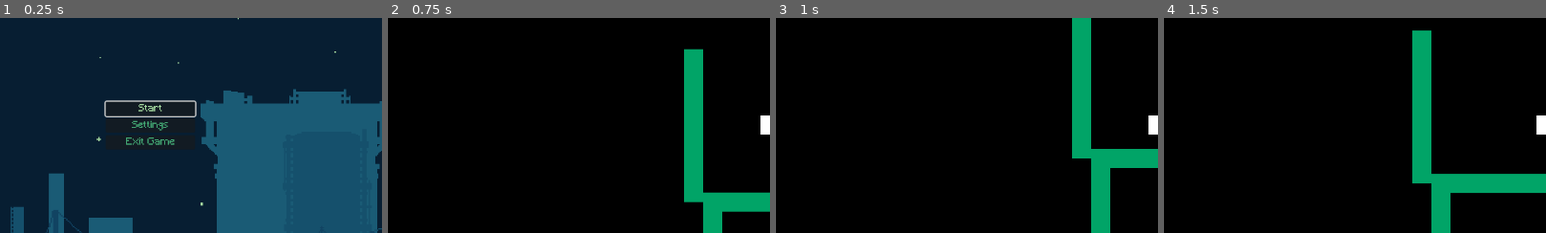
Above: before the commit, frames 1-4 (left to right).
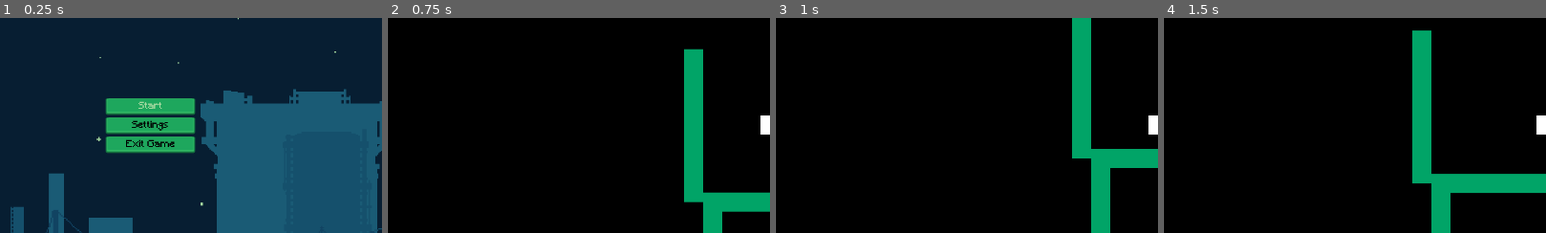
Above: after the commit, the same moments.

Repository: DEVizzent/mermelada-jam-2023
Game: Godot game, scene res://Inicio/StartMenu.tscn
Two runs of this game, one before a commit and one after it. Both use one fixed random seed, a clock stepped at 60 frames per second and the inputs below.
Inputs (mouse positions are % of the whole screen's width and height, from its top left):
- Up to frame 1 (0.25 s): no input
- Up to frame 2 (0.75 s): click "Start" at 0.5 s
- Up to frame 3 (1 s): no input
- Up to frame 4 (1.5 s): tap Enter (ui_accept) at 1.25 s; move the mouse to (72, 45) at 1.27 s; hold Right (ui_right) from 1.28 s (still down); click (72, 45) at 1.42 s
The pictures show only the part of the screen within x 0-50%, y 25-75%; the shares and areas given below are measured in that part.

The runs differ from the first frame. In frame 1, 5.7% of the frame differs, in the area x 27-52%, y 37-63%; in frame 2, nothing differs; in frame 3, nothing differs; in frame 4, nothing differs.

Commit message:
theme buttons i algun otro FAIL

Diff:
--- /dev/null
+++ b/ButtonTheme/new_theme1.tres
@@ -0,0 +1,24 @@
+[gd_resource type="Theme" load_steps=8 format=3 uid="uid://cqwidxi43kv5d"]
+
+[ext_resource type="Texture2D" uid="uid://cue0dk3qsmqoy" path="res://ButtonTheme/kenneyPack/blue_button00.png" id="1_2j675"]
+[ext_resource type="Texture2D" uid="uid://cgclaxqhj7ab6" path="res://ButtonTheme/kenneyPack/blue_button02.png" id="1_jaywv"]
+[ext_resource type="Texture2D" uid="uid://u04rmlr3mb2j" path="res://ButtonTheme/kenneyPack/blue_button05.png" id="3_rewro"]
+
+[sub_resource type="StyleBoxEmpty" id="StyleBoxEmpty_ysfbt"]
+
+[sub_resource type="StyleBoxTexture" id="StyleBoxTexture_joyft"]
+texture = ExtResource("1_2j675")
+
+[sub_resource type="StyleBoxTexture" id="StyleBoxTexture_l65sw"]
+texture = ExtResource("1_jaywv")
+modulate_color = Color(1, 1, 0.415686, 1)
+
+[sub_resource type="StyleBoxTexture" id="StyleBoxTexture_hhevv"]
+texture = ExtResource("3_rewro")
+
+[resource]
+Button/colors/font_color = Color(0, 0, 0, 1)
+Button/styles/focus = SubResource("StyleBoxEmpty_ysfbt")
+Button/styles/hover = SubResource("StyleBoxTexture_joyft")
+Button/styles/normal = SubResource("StyleBoxTexture_l65sw")
+Button/styles/pressed = SubResource("StyleBoxTexture_hhevv")
--- /dev/null
+++ b/ButtonTheme/testbuttons.tscn
@@ -0,0 +1,28 @@
+[gd_scene load_steps=2 format=3 uid="uid://beasfbp8kes6f"]
+
+[ext_resource type="Theme" uid="uid://cqwidxi43kv5d" path="res://ButtonTheme/new_theme1.tres" id="1_wrx6j"]
+
+[node name="testbuttons" type="Node2D"]
+
+[node name="Button" type="Button" parent="."]
+offset_left = 179.0
+offset_top = 126.0
+offset_right = 327.0
+offset_bottom = 158.0
+theme = ExtResource("1_wrx6j")
+text = "press me"
+
+[node name="Button2" type="Button" parent="."]
+offset_left = 462.0
+offset_top = 87.0
+offset_right = 626.0
+offset_bottom = 124.0
+theme = ExtResource("1_wrx6j")
+text = "press me"
+
+[node name="Button3" type="Button" parent="."]
+offset_left = 252.0
+offset_top = 62.0
+offset_right = 417.0
+offset_bottom = 93.0
+text = "hola"
--- a/Inicio/StartMenu.tscn
+++ b/Inicio/StartMenu.tscn
@@ -1,10 +1,11 @@
-[gd_scene load_steps=7 format=3 uid="uid://xviyat66ggib"]
+[gd_scene load_steps=8 format=3 uid="uid://xviyat66ggib"]
 
 [ext_resource type="Script" path="res://Inicio/StartMenu.gd" id="1_keq2j"]
 [ext_resource type="Script" path="res://Inicio/ButtonJumpScene.gd" id="1_wqmyn"]
 [ext_resource type="PackedScene" uid="uid://cl4ayh8478a6v" path="res://Settings/Settings.tscn" id="2_4tn62"]
 [ext_resource type="PackedScene" uid="uid://ch4qu2cv74nik" path="res://Levels/Level1/Level1.tscn" id="2_26uak"]
 [ext_resource type="Texture2D" uid="uid://ccxvwsthy6mhk" path="res://Inicio/Background.png" id="2_mt6pw"]
+[ext_resource type="Theme" uid="uid://cqwidxi43kv5d" path="res://ButtonTheme/new_theme1.tres" id="4_0ips1"]
 [ext_resource type="AudioStream" uid="uid://c3b4wpj0lnnj1" path="res://Inicio/Menu.wav" id="5_qw5x1"]
 
 [node name="StartMenu" type="Node2D"]
@@ -38,19 +39,23 @@
 layout_mode = 2
 
 [node name="StartButton" type="Button" parent="CenterContainer/VBoxContainer"]
-custom_minimum_size = Vector2(150, 0)
+custom_minimum_size = Vector2(150, 28)
 layout_mode = 2
+theme = ExtResource("4_0ips1")
 text = "Start"
 script = ExtResource("1_wqmyn")
 nextScene = ExtResource("2_26uak")
 
 [node name="SettingsButton" type="Button" parent="CenterContainer/VBoxContainer"]
+custom_minimum_size = Vector2(0, 28)
 layout_mode = 2
+theme = ExtResource("4_0ips1")
 text = "Settings"
 
 [node name="ExitButton" type="Button" parent="CenterContainer/VBoxContainer"]
-custom_minimum_size = Vector2(150, 0)
+custom_minimum_size = Vector2(150, 28)
 layout_mode = 2
+theme = ExtResource("4_0ips1")
 text = "Exit Game"
 
 [node name="AudioStreamPlayer" type="AudioStreamPlayer" parent="."]
Binary file added: ButtonTheme/kenneyPack/blue_button00.png
Not shown, added: ButtonTheme/kenneyPack/blue_button00.png.import
Binary file added: ButtonTheme/kenneyPack/blue_button01.png
Not shown, added: ButtonTheme/kenneyPack/blue_button01.png.import
Binary file added: ButtonTheme/kenneyPack/blue_button02.png
Not shown, added: ButtonTheme/kenneyPack/blue_button02.png.import
Binary file added: ButtonTheme/kenneyPack/blue_button03.png
Not shown, added: ButtonTheme/kenneyPack/blue_button03.png.import
Binary file added: ButtonTheme/kenneyPack/blue_button04.png
Not shown, added: ButtonTheme/kenneyPack/blue_button04.png.import
Binary file added: ButtonTheme/kenneyPack/blue_button05.png
Not shown, added: ButtonTheme/kenneyPack/blue_button05.png.import
